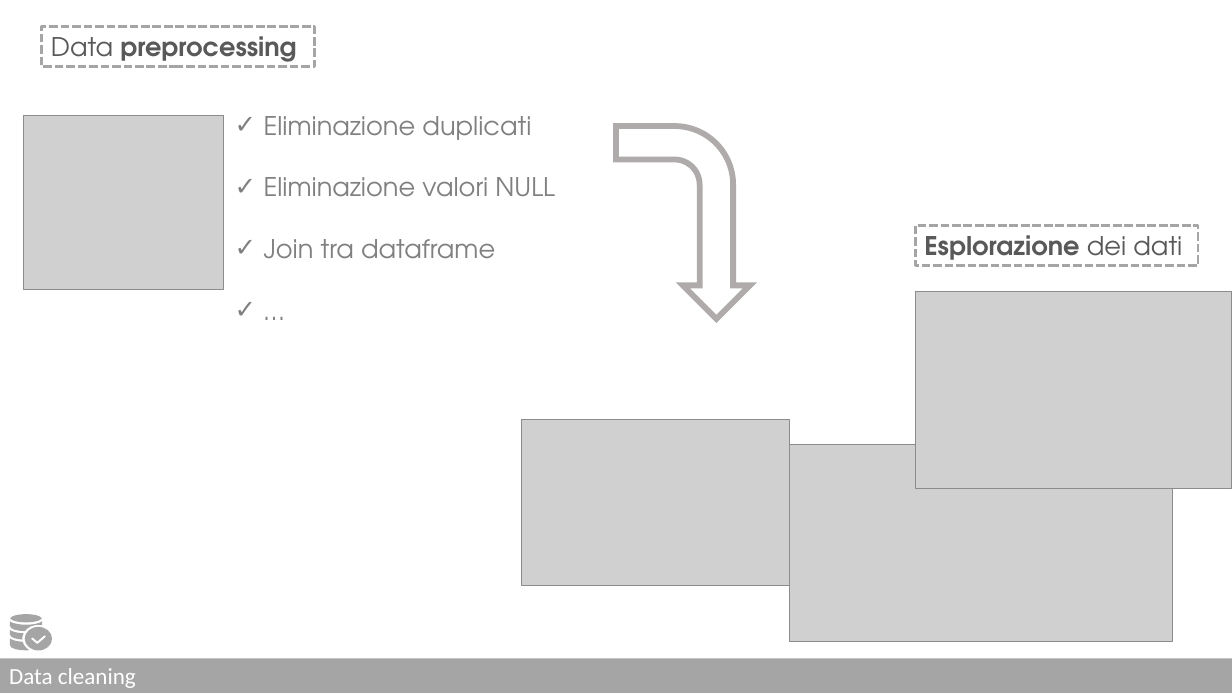
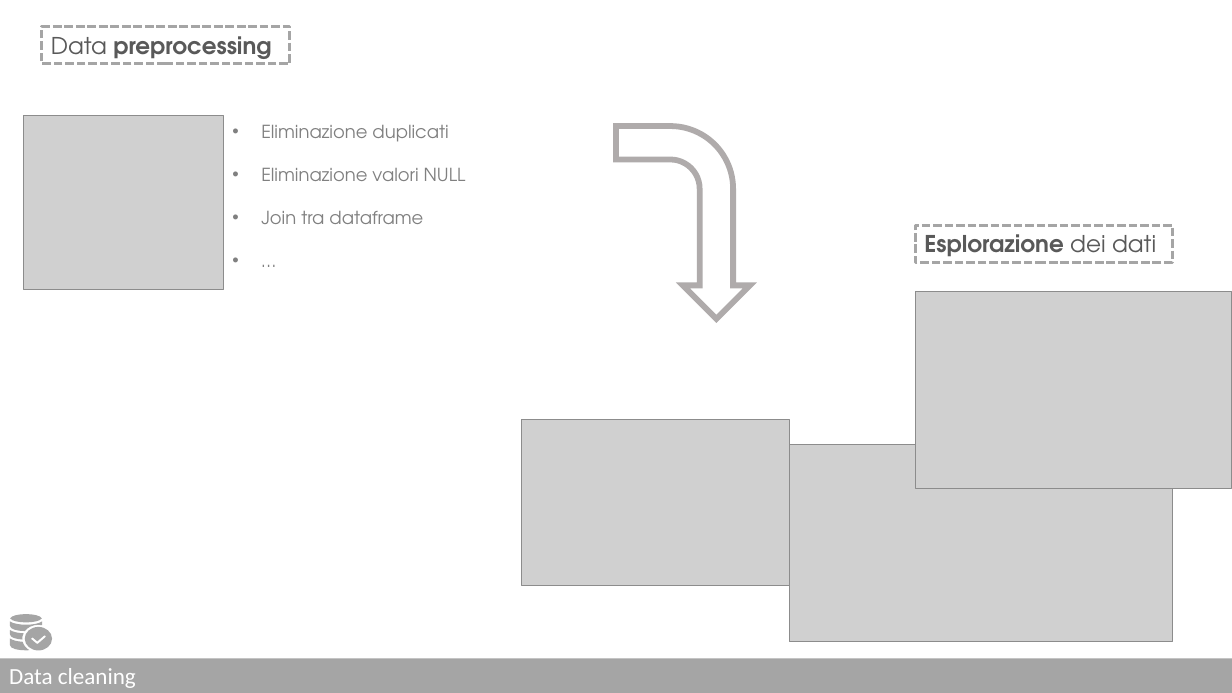
Before and after one commit to lorenzlorg/Digital-Marketing-Data-Science-Lab-Project, a slide deck: slide 5 of Presentazione_digital_marketing.pptx. Drawn at 1232x693 pixels with LibreOffice and Linux fonts; fonts in the diff are those of the drawing; grey boxes stand for pictures. Boxes give left, top, right and bottom in pixels: in the first picture for what was removed or moved away, otherwise in the second. Text is boxed around its words. In the diff, an @@ line names an element or a change of style, - is before the commit and + after.

```diff
--- a/Presentazione_digital_marketing.pptx
+++ b/Presentazione_digital_marketing.pptx
@@ rectangle "Data preprocessing": place and size @@
-rectangle "Data preprocessing" at <box>42,27,314,67</box>
+rectangle "Data preprocessing" at <box>42,27,289,64</box>
@@ rectangle "Data preprocessing" at <box>42,27,289,64</box>: size 20 to 18 pt @@
@@ text "Eliminazione duplicati": place and size @@
-text "Eliminazione duplicati" at <box>264,116,555,259</box>
+text "Eliminazione duplicati" at <box>261,125,466,224</box>
@@ text "Eliminazione duplicati" at <box>261,125,466,224</box>: size 20 to 14 pt; bullet ✓ to • @@
@@ bent arrow at <box>616,126,750,319</box>: proportions changed @@
@@ rectangle "Esplorazione dei dati" at <box>916,226,1173,262</box>: size 20 to 18 pt @@
@@ rectangle "Esplorazione dei dati": place and size @@
-rectangle "Esplorazione dei dati" at <box>916,226,1199,266</box>
+rectangle "Esplorazione dei dati" at <box>916,226,1173,262</box>
```
Also in this commit, not shown: 9 other slides changed.
